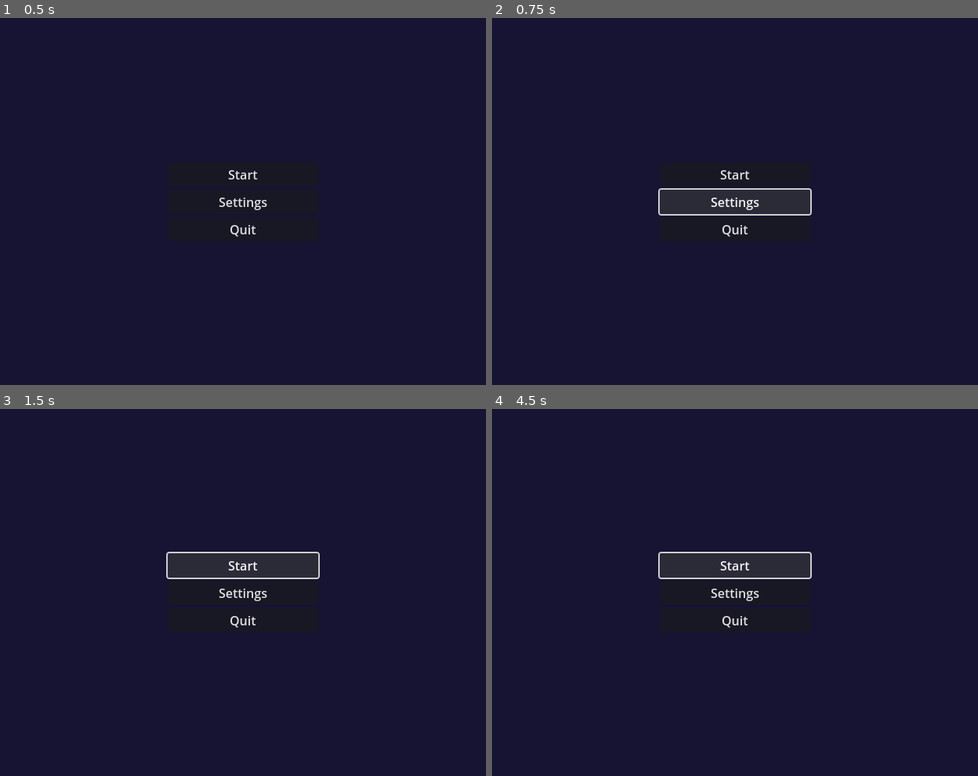
Above: before the commit, frames 1-4 (two rows, left to right).
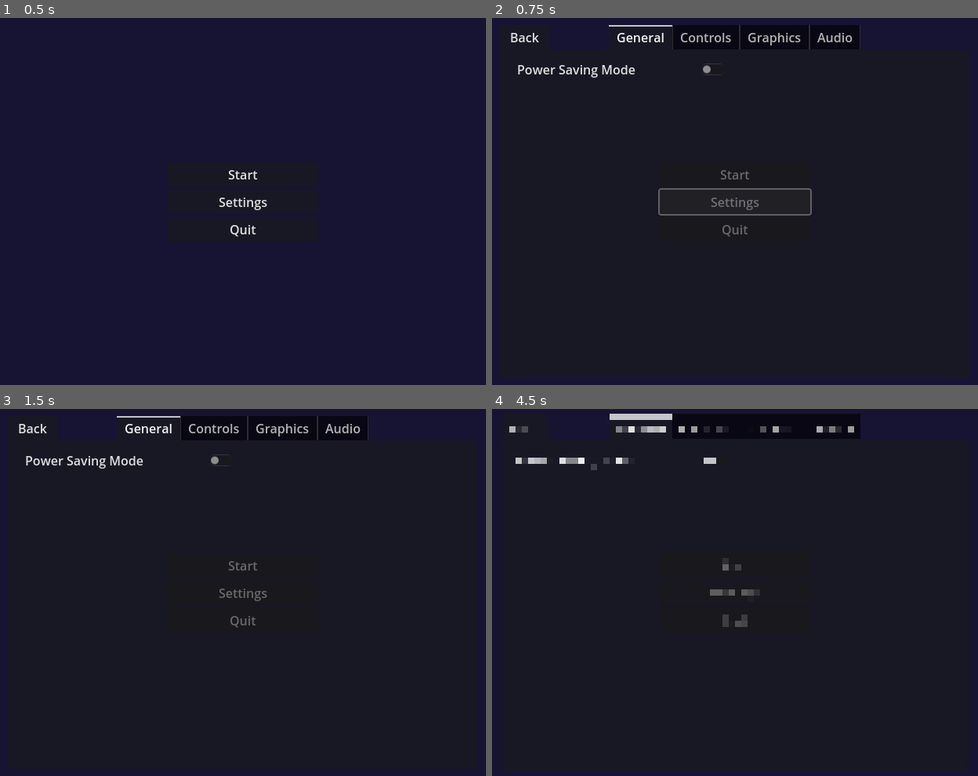
Above: after the commit, the same moments.

Repository: spirit-x64/Godot-Wild-Jam-72
Game: Godot game, scene res://scenes/menus/main_menu.tscn
The game is run twice, just before and just after one commit, with the same random seed, the same clock (stepped at 60 frames per second) and the same inputs.
Inputs (mouse positions are in pixels of both pictures, inside the frame that each line leads up to):
- Up to frame 1 (0.5 s): no input
- Up to frame 2 (0.75 s): click "Settings" at 0.5 s
- Up to frame 3 (1.5 s): click "Start" at 1.25 s
- Up to frame 4 (4.5 s): click "Start" at 2 s; click (623, 460) at 2.75 s, where only the run after the commit has a clickable "Power Saving Mode"; click (623, 460) at 3.5 s, where only the run after the commit has a clickable "Power Saving Mode"; click "Start" at 4.25 s

Frame 1 is identical in both runs. In frame 2, 3.7% of the frame differs, in the area x 3-76%, y 1-60%; in frame 3, 5.7%; in frame 4, 5.9%.

Commit message:
load settings menu on settings button pressed in main menu

Diff:
--- a/scripts/menus/main_menu.gd
+++ b/scripts/menus/main_menu.gd
@@ -1,4 +1,7 @@
 extends Node
+
+
+var settings_menu = preload("res://scenes/menus/settings_menu.tscn")
 
 
 func _input(event: InputEvent):
@@ -14,7 +17,7 @@
 
 func settings():
 	if not has_node("settings_menu"):
-		pass
+		add_child(settings_menu.instantiate())
 
 
 func quit():
